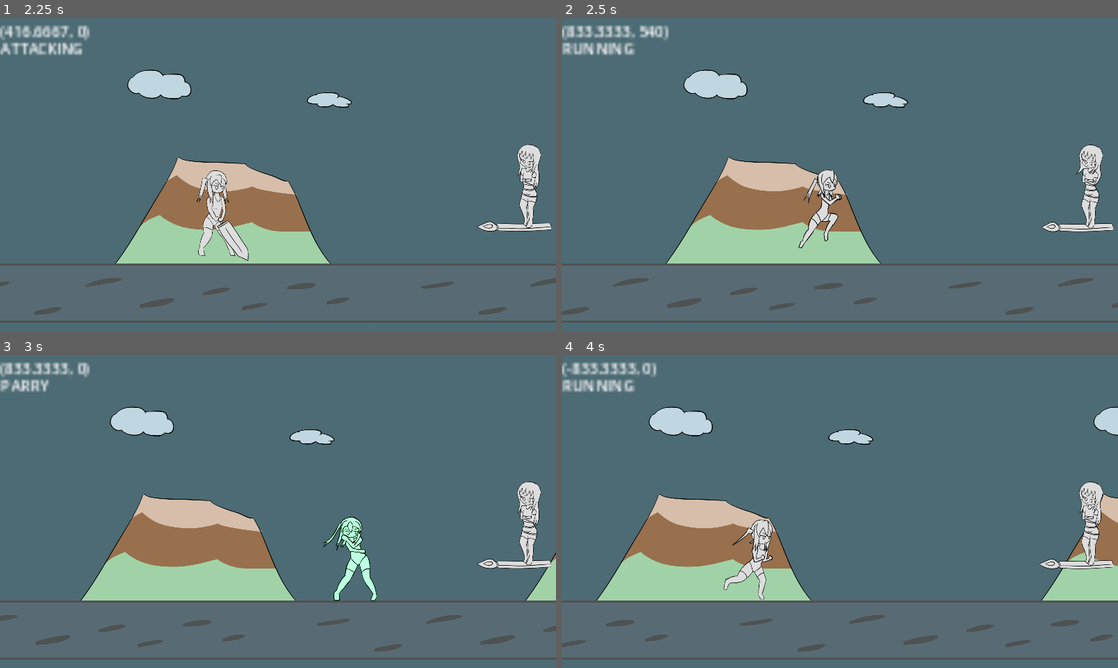
Above: before the commit, frames 1-4 (two rows, left to right).
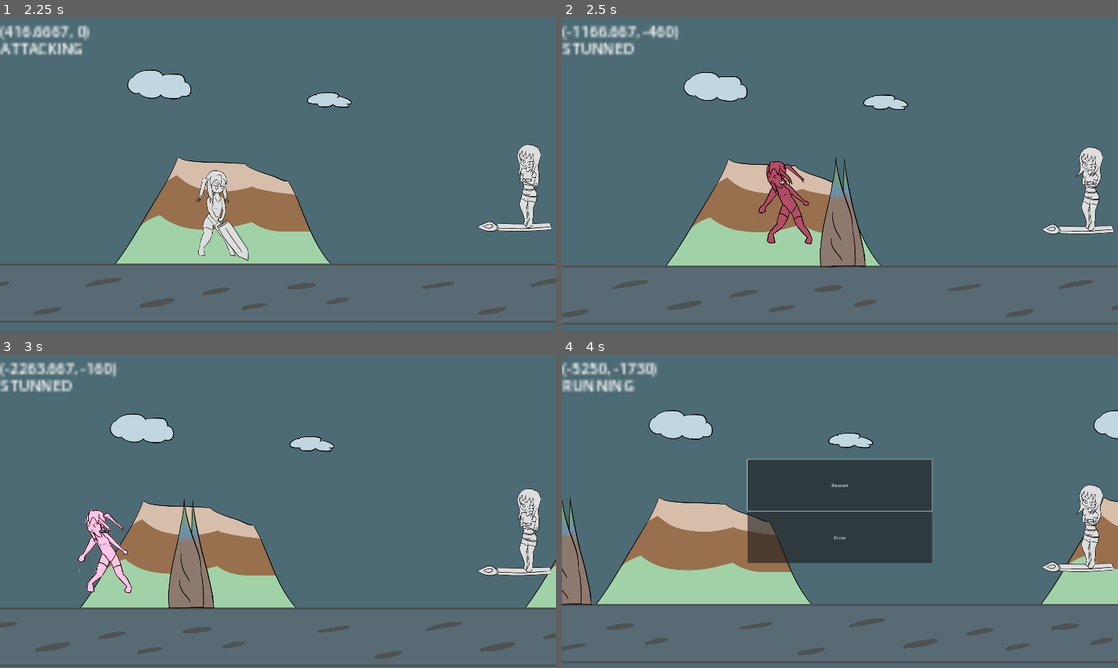
Above: after the commit, the same moments.

Repository: BeatMil/Animurun
Game: Godot game, scene res://scenes/main_menu.tscn
Two runs of this game, one before a commit and one after it. Both use one fixed random seed, a clock stepped at 60 frames per second and the inputs below.
Inputs:
- Up to frame 1 (2.25 s): click "Sound Test" at 0.5 s; click "Start" at 1.25 s; hold D (move_right) from 2.03 s (still down); hold L (attack) from 2.03 s (still down)
- Up to frame 2 (2.5 s): keep holding D (move_right); keep holding L (attack); tap Space (jump) at 2.27 s
- Up to frame 3 (3 s): keep holding D (move_right); release L (attack) at 2.78 s; tap J (block) at 2.85 s
- Up to frame 4 (4 s): tap Space (jump) at 3.02 s; release D (move_right) at 3.53 s; hold A (move_left) from 3.53 s (still down); hold K (dodge) from 3.53 s (still down)

Frame 1 is identical in both runs. In frame 2, 9.1% of the frame differs, in the area x 0-100%, y 2-98%; in frame 3, 13%; in frame 4, 19%, in the area x 0-100%, y 2-99%.

Commit message:
Spike is now spawnable XD

Diff:
--- a/nodes/spike.tscn
+++ b/nodes/spike.tscn
@@ -137,7 +137,7 @@
 custom_integrator = true
 max_contacts_reported = 2
 contact_monitor = true
-freeze = true
+lock_rotation = true
 freeze_mode = 1
 script = ExtResource("1_xkotw")
 
@@ -158,9 +158,12 @@
 [node name="AudioStreamPlayer" type="AudioStreamPlayer" parent="AnimationPlayer"]
 
 [node name="Timer" type="Timer" parent="."]
-wait_time = 3.0
 one_shot = true
 autostart = true
 
+[node name="VisibleOnScreenNotifier2D" type="VisibleOnScreenNotifier2D" parent="."]
+
 [connection signal="body_entered" from="." to="." method="_on_body_entered"]
+[connection signal="animation_started" from="AnimationPlayer" to="." method="_on_animation_player_animation_started"]
 [connection signal="timeout" from="Timer" to="." method="_on_timer_timeout"]
+[connection signal="screen_exited" from="VisibleOnScreenNotifier2D" to="." method="_on_visible_on_screen_notifier_2d_screen_exited"]
--- a/scenes/forest.tscn
+++ b/scenes/forest.tscn
@@ -38,7 +38,6 @@
 [ext_resource type="Texture2D" uid="uid://c37avc23ljqxu" path="res://media/sprites/chiichan/chiichan_parry_success.png" id="30_pk4jm"]
 [ext_resource type="Texture2D" uid="uid://n8o1ai764yv1" path="res://media/sprites/chiichan/chiichan_super_hit_hand02.png" id="31_elekm"]
 [ext_resource type="AudioStream" uid="uid://di8b0mm7tq04a" path="res://media/sfx/laserShoot.wav" id="31_h70ww"]
-[ext_resource type="PackedScene" uid="uid://b3vaybudghovl" path="res://nodes/spike.tscn" id="39_ovai2"]
 
 [sub_resource type="PhysicsMaterial" id="PhysicsMaterial_vax0k"]
 bounce = 0.8
@@ -1928,11 +1927,11 @@
 [node name="ChiichanDefaultPos" type="Marker2D" parent="Markers"]
 position = Vector2(523, 749)
 
+[node name="SpikeSpawnPos" type="Marker2D" parent="Markers"]
+position = Vector2(960, 704)
+
 [node name="SpawnTimer" type="Timer" parent="."]
 wait_time = 0.5
-
-[node name="Spike" parent="." instance=ExtResource("39_ovai2")]
-position = Vector2(893, 673)
 
 [connection signal="animation_finished" from="Chiichan/AnimationPlayer" to="Chiichan" method="_on_animation_player_animation_finished"]
 [connection signal="animation_started" from="Chiichan/AnimationPlayer" to="Chiichan" method="_on_animation_player_animation_started"]
--- a/scripts/forest.gd
+++ b/scripts/forest.gd
@@ -5,6 +5,7 @@
 var SLIME = preload("res://nodes/slime.tscn")
 var ROCKY = preload("res://nodes/rocky.tscn")
 var BOMBY = preload("res://nodes/bomby.tscn")
+var SPIKE = preload("res://nodes/spike.tscn")
 
 
 # Configs
@@ -12,7 +13,7 @@
 # var enemy_spawn_order: Array = [spawn_boom_slime_sword]
 # var enemy_spawn_order: Array = [spawn_boom_slime_hand]
 # var enemy_spawn_order: Array = [spawn_slime, spawn_bomby]
-var enemy_spawn_order: Array = []
+var enemy_spawn_order: Array = [spawn_spike]
 var order_index: int = 0 # spawner helper
 var is_random_spawn = false
 var rng = RandomNumberGenerator.new()
@@ -97,6 +98,13 @@
 	add_child(bomby)
 
 
+func spawn_spike() -> void:
+	var spike = SPIKE.instantiate()
+	spike.position = $"Markers/SpikeSpawnPos".position
+	spike.connect("ded", spawner)
+	add_child(spike)
+
+
 func spawn_triple01() -> void:
 	var bomby = BOMBY.instantiate()
 	bomby.position = $"Markers/EnemySpawnPos2".position
--- a/scripts/spike.gd
+++ b/scripts/spike.gd
@@ -1,9 +1,20 @@
 extends RigidBody2D
 
 
-# Called when the node enters the scene tree for the first time.
-func _ready():
-	pass # Replace with function body.
+# Signal
+signal ded
+
+
+# Configs
+var is_moving = false
+var moving_speed = Vector2(-800, 0)
+
+
+func _integrate_forces(_state):
+	if is_moving:
+		linear_velocity = moving_speed
+	else:
+		linear_velocity = Vector2.ZERO
 
 
 func _on_body_entered(body):
@@ -15,3 +26,12 @@
 
 func _on_timer_timeout():
 	$AnimationPlayer.play("spike")
+
+
+func _on_animation_player_animation_started(anim_name):
+	if anim_name == "spike":
+		is_moving = true
+
+
+func _on_visible_on_screen_notifier_2d_screen_exited():
+	emit_signal("ded")
Not shown: 1 places in scenes/forest.tscn that only renumber resources
